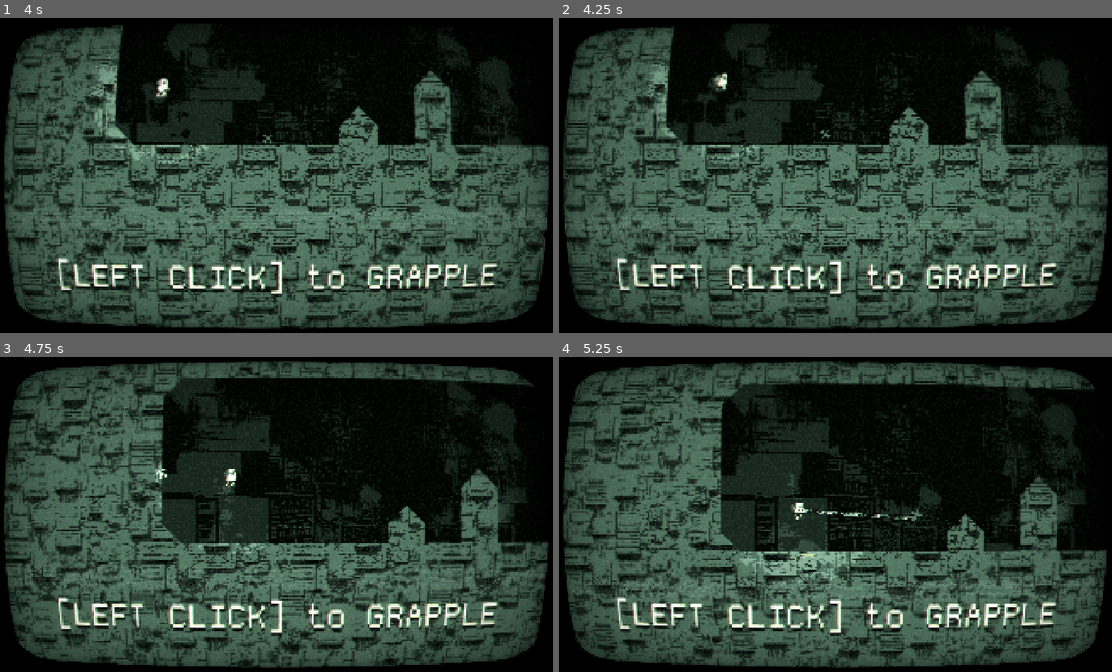
Above: before the commit, frames 1-4 (two rows, left to right).
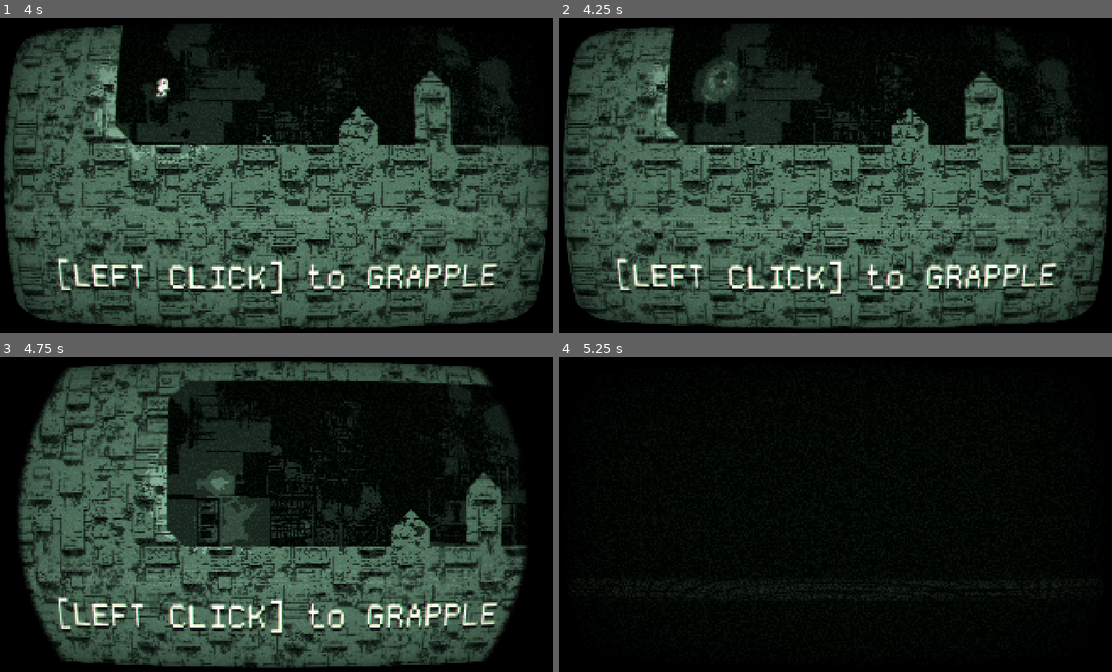
Above: after the commit, the same moments.

Repository: unSAME-Studio/ProjectRetroGrapple
Game: Godot game, scene res://World/World.tscn
Same seed, same stepped clock (60 frames per second), same inputs: the game is played once before the commit and once after it.
Inputs (mouse positions are in pixels of both pictures, inside the frame that each line leads up to):
- Up to frame 1 (4 s): move the mouse to (398, 159) at 0.52 s; hold Right (ui_right) 0.53-2.03 s; click (398, 159) at 0.67 s; tap Space (jump) at 0.77, 1.52, 3.02, 3.77 s; move the mouse to (165, 191) at 1.27 s; click (165, 191) at 1.42 s; move the mouse to (331, 106) at 2.02 s; hold Left (ui_left) 2.03-2.78 s; click (331, 106) at 2.17 s; move the mouse to (248, 238) at 2.77 s; hold Right (ui_right) from 2.78 s (still down); click (248, 238) at 2.92 s; move the mouse to (447, 222) at 3.52 s; click (447, 222) at 3.67 s
- Up to frame 2 (4.25 s): keep holding Right (ui_right); tap K (retry, bound only after the commit) at 4.15 s
- Up to frame 3 (4.75 s): move the mouse to (105, 467) at 4.27 s; release Right (ui_right) at 4.28 s; hold Left (ui_left) from 4.28 s (still down); click (105, 467) at 4.42 s; tap Space (jump) at 4.52 s
- Up to frame 4 (5.25 s): move the mouse to (863, 514) at 5.02 s; release Left (ui_left) at 5.03 s; hold Right (ui_right) from 5.03 s (still down); click (863, 514) at 5.17 s

Frame 1 is identical in both runs. In frame 2, 14% of the frame differs, in the area x 0-100%, y 2-99%; in frame 3, 32%; in frame 4, 64%, in the area x 0-99%, y 1-99%.

Commit message:
controller support

Diff:
--- a/Scenes/Player/Player.gd
+++ b/Scenes/Player/Player.gd
@@ -7,6 +7,7 @@
 ## https://www.youtube.com/watch?v=2S3g8CgBG1g
 ## Except for separate air and ground acceleration, as I don't think it's necessary.
 
+class_name Player_Controller
 
 # BASIC MOVEMENT VARAIABLES ---------------- #
 var face_direction := 1
@@ -42,8 +43,14 @@
 # ----------------------------------- #
 
 var coins = 0
+var collected_coins = []
 var particle = preload("res://Scenes/coin_particle.tscn")
 var transition = preload("res://Art/transition/Transition.tscn")
+
+
+func _ready() -> void:
+	Global.load_game(self)
+
 
 func _input(event: InputEvent) -> void:
 	if event is InputEventMouseButton:
@@ -59,8 +66,12 @@
 		kill()
 		#get_tree().reload_current_scene()
 
+	if Input.is_action_just_pressed("restart"):
+		Global.reset_game()
+		get_tree().reload_current_scene()
+
 	if Input.is_action_just_pressed("hook"):
-		$Chain.shoot(Vector2(Input.get_joy_axis(0, JOY_AXIS_RIGHT_X), Input.get_joy_axis(0, JOY_AXIS_RIGHT_Y)))
+		$Chain.shoot(Global.last_gamepad_input)
 		$Hook.play()
 	elif Input.is_action_just_released("hook"):
 		$Chain.release()
@@ -242,6 +253,8 @@
 	set_physics_process(false)
 	set_process_input(false)
 
+	Global.death_count += 1
+
 	await get_tree().create_timer(0.5).timeout
 
 	var t = transition.instantiate()
--- a/Scenes/Player/Player.tscn
+++ b/Scenes/Player/Player.tscn
@@ -139,7 +139,7 @@
 
 [node name="AnimationPlayer" type="AnimationPlayer" parent="Sprite"]
 libraries = {
-"": SubResource("AnimationLibrary_1lb64")
+&"": SubResource("AnimationLibrary_1lb64")
 }
 
 [node name="Line2D" type="Line2D" parent="Sprite"]
--- a/Scenes/Player/chain.gd
+++ b/Scenes/Player/chain.gd
@@ -48,7 +48,13 @@
 
 func _physics_process(delta: float) -> void:
 	# update the raycast
-	var dir = (get_global_mouse_position() - get_global_position()).normalized()
+	# switch between using mouse or gamepad
+	var dir: Vector2
+	if Global.gamepad_input:
+		dir = Global.last_gamepad_input
+	else:
+		dir = (get_global_mouse_position() - get_global_position()).normalized()
+
 	$RayCast2D.set_target_position(dir * MAX_DISTANCE)
 
 	if $RayCast2D.is_colliding():
--- a/Scenes/checkpoint.gd
+++ b/Scenes/checkpoint.gd
@@ -6,9 +6,9 @@
 
 func _ready():
 	if get_global_position() in Global.used_check_point:
-		for i in get_children():
-			if i is CollisionShape2D:
-				i.set_deferred("disabled", true)
+		#for i in get_children():
+			#if i is CollisionShape2D:
+				#i.set_deferred("disabled", true)
 
 		$GPUParticles2D.set_emitting(false)
 
@@ -26,22 +26,27 @@
 			p.set_global_position($GPUParticles2D.get_global_position())
 
 
-func _on_body_entered(_body):
-	for i in get_children():
-		if i is CollisionShape2D:
-			i.set_deferred("disabled", true)
+func _on_body_entered(body):
+	#for i in get_children():
+		#if i is CollisionShape2D:
+			#i.set_deferred("disabled", true)
 
-	Global.check_point = get_global_position()
-	Global.used_check_point.append(get_global_position())
+	# only save location and cutscene onces
+	if get_global_position() not in Global.used_check_point:
+		Global.check_point = get_global_position()
+		Global.used_check_point.append(get_global_position())
 
-	$AnimationPlayer.play("up")
-	$AudioStreamPlayer2D.play()
-	$AudioStreamPlayer2D2.play()
-	$GPUParticles2D.set_emitting(false)
+		$AnimationPlayer.play("up")
+		$AudioStreamPlayer2D.play()
+		$AudioStreamPlayer2D2.play()
+		$GPUParticles2D.set_emitting(false)
 
-	$GPUParticles2D2.set_emitting(false)
+		$GPUParticles2D2.set_emitting(false)
 
-	var p = particle.instantiate()
-	p.sound = false
-	get_parent().add_child(p)
-	p.set_global_position($GPUParticles2D.get_global_position())
+		var p = particle.instantiate()
+		p.sound = false
+		get_parent().add_child(p)
+		p.set_global_position($GPUParticles2D.get_global_position())
+
+	# but save the coins everytime you enter
+	Global.save_game(body)
--- a/Scenes/coin.gd
+++ b/Scenes/coin.gd
@@ -2,9 +2,16 @@
 
 var particle = preload("res://Scenes/coin_particle.tscn")
 
+# delete if already collected
+func _ready() -> void:
+	if self.name in Global.collected_coins:
+		queue_free()
+
+
 func _on_body_entered(body):
 	if "Player" in body.name:
 		body.coins += 1
+		body.collected_coins.append(self.name)
 
 		var p = particle.instantiate()
 		get_parent().add_child(p)
--- a/Scenes/coin_particle.tscn
+++ b/Scenes/coin_particle.tscn
@@ -127,18 +127,18 @@
 
 [node name="AnimationPlayer" type="AnimationPlayer" parent="."]
 libraries = {
-"": SubResource("AnimationLibrary_cankh")
+&"": SubResource("AnimationLibrary_cankh")
 }
 autoplay = "new_animation"
 
 [node name="GPUParticles2D" type="GPUParticles2D" parent="."]
 emitting = false
-process_material = SubResource("ParticleProcessMaterial_kq1gb")
 texture = ExtResource("2_jtpap")
 lifetime = 0.6
 one_shot = true
 explosiveness = 1.0
 randomness = 0.84
+process_material = SubResource("ParticleProcessMaterial_kq1gb")
 
 [node name="AudioStreamPlayer2D" type="AudioStreamPlayer2D" parent="."]
 stream = ExtResource("4_jrkb1")
--- a/Scenes/star.tscn
+++ b/Scenes/star.tscn
@@ -52,7 +52,6 @@
 [node name="GPUParticles2D2" type="GPUParticles2D" parent="Star"]
 material = SubResource("ShaderMaterial_quovc")
 position = Vector2(0, 3.25183)
-scale = Vector2(1, 1)
 amount = 7
 texture = ExtResource("4_6c6wk")
 lifetime = 5.0
--- a/Scripts/Global.gd
+++ b/Scripts/Global.gd
@@ -1,6 +1,44 @@
 extends Node
 
-
+var gamepad_input = false
+var last_gamepad_input = Vector2.ZERO
 var check_point
 var used_check_point = []
+
+var coins = 0
 var collected_coins = []
+
+var death_count = 0
+var player_time = 0
+
+func _input(event: InputEvent) -> void:
+	if event is InputEventMouse:
+		print("Using Keyboard Mouse Input")
+		gamepad_input = false
+	elif event is InputEventJoypadButton:
+		print("Using Gamepad Input")
+		gamepad_input = true
+	elif Input.get_vector("move_left", "move_right", "move_up", "move_down") != Vector2.ZERO:
+		print("Using Gamepad Joystick Input")
+		gamepad_input = true
+		last_gamepad_input = Input.get_vector("move_left", "move_right", "move_up", "move_down").normalized()
+
+
+func reset_game():
+	check_point = null
+	used_check_point = []
+
+	coins = 0
+	collected_coins = []
+
+	death_count = 0
+	player_time = 0
+
+
+func save_game(player: Player_Controller):
+	coins = player.coins
+	collected_coins = player.collected_coins.duplicate()
+
+func load_game(player: Player_Controller):
+	player.coins = coins
+	player.collected_coins = collected_coins.duplicate()
--- a/project.godot
+++ b/project.godot
@@ -67,19 +67,51 @@
 }
 retry={
 "deadzone": 0.5,
-"events": [Object(InputEventKey,"resource_local_to_scene":fa …(140 unchanged characters)… d":false,"keycode":0,"physical_keycode":82,"key_label":0,"unicode":114,"location":0,"echo":false,"script":null)
-, Object(InputEventJoypadButton,"resource_local_to_scene":false,"resource_name":"","device":-1,"button_index":2,"pressure":0.0,"pressed":true,"script":null)
+"events": [Object(InputEventKey,"resource_local_to_scene":fa …(140 unchanged characters)… d":false,"keycode":0,"physical_keycode":75,"key_label":0,"unicode":107,"location":0,"echo":false,"script":null)
+, Object(InputEventJoypadButton,"resource_local_to_scene":false,"resource_name":"","device":-1,"button_index":3,"pressure":0.0,"pressed":false,"script":null)
 ]
 }
 hook={
 "deadzone": 0.5,
 "events": [Object(InputEventJoypadMotion,"resource_local_to_scene":false,"resource_name":"","device":-1,"axis":5,"axis_value":1.0,"script":null)
 , Object(InputEventJoypadButton,"resource_local_to_scene":false,"resource_name":"","device":-1,"button_index":10,"pressure":0.0,"pressed":true,"script":null)
+, Object(InputEventJoypadButton,"resource_local_to_scene":false,"resource_name":"","device":-1,"button_index":1,"pressure":0.0,"pressed":true,"script":null)
 ]
 }
 quit={
 "deadzone": 0.5,
 "events": [Object(InputEventKey,"resource_local_to_scene":false,"resource_name":"","device":-1,"window_id":0,"alt_press …(195 unchanged characters)…
+, Object(InputEventJoypadButton,"resource_local_to_scene":false,"resource_name":"","device":-1,"button_index":4,"pressure":0.0,"pressed":false,"script":null)
+]
+}
+restart={
+"deadzone": 0.2,
+"events": [Object(InputEventKey,"resource_local_to_scene":false,"resource_name":"","device":-1,"window_id":0,"alt_pressed":false,"shift_pressed":false,"ctrl_pressed":false,"meta_pressed":false,"pressed":false,"keycode":0,"physical_keycode":82,"key_label":0,"unicode":114,"location":0,"echo":false,"script":null)
+, Object(InputEventJoypadButton,"resource_local_to_scene":false,"resource_name":"","device":-1,"button_index":6,"pressure":0.0,"pressed":false,"script":null)
+]
+}
+move_left={
+"deadzone": 0.2,
+"events": [Object(InputEventJoypadMotion,"resource_local_to_scene":false,"resource_name":"","device":-1,"axis":0,"axis_value":-1.0,"script":null)
+, Object(InputEventJoypadMotion,"resource_local_to_scene":false,"resource_name":"","device":-1,"axis":2,"axis_value":-1.0,"script":null)
+]
+}
+move_right={
+"deadzone": 0.2,
+"events": [Object(InputEventJoypadMotion,"resource_local_to_scene":false,"resource_name":"","device":-1,"axis":0,"axis_value":1.0,"script":null)
+, Object(InputEventJoypadMotion,"resource_local_to_scene":false,"resource_name":"","device":-1,"axis":2,"axis_value":1.0,"script":null)
+]
+}
+move_up={
+"deadzone": 0.2,
+"events": [Object(InputEventJoypadMotion,"resource_local_to_scene":false,"resource_name":"","device":-1,"axis":1,"axis_value":-1.0,"script":null)
+, Object(InputEventJoypadMotion,"resource_local_to_scene":false,"resource_name":"","device":-1,"axis":3,"axis_value":-1.0,"script":null)
+]
+}
+move_down={
+"deadzone": 0.2,
+"events": [Object(InputEventJoypadMotion,"resource_local_to_scene":false,"resource_name":"","device":-1,"axis":1,"axis_value":1.0,"script":null)
+, Object(InputEventJoypadMotion,"resource_local_to_scene":false,"resource_name":"","device":-1,"axis":3,"axis_value":1.0,"script":null)
 ]
 }
 
Not shown: 1 places in Scenes/Player/Player.tscn that only renumber resources
